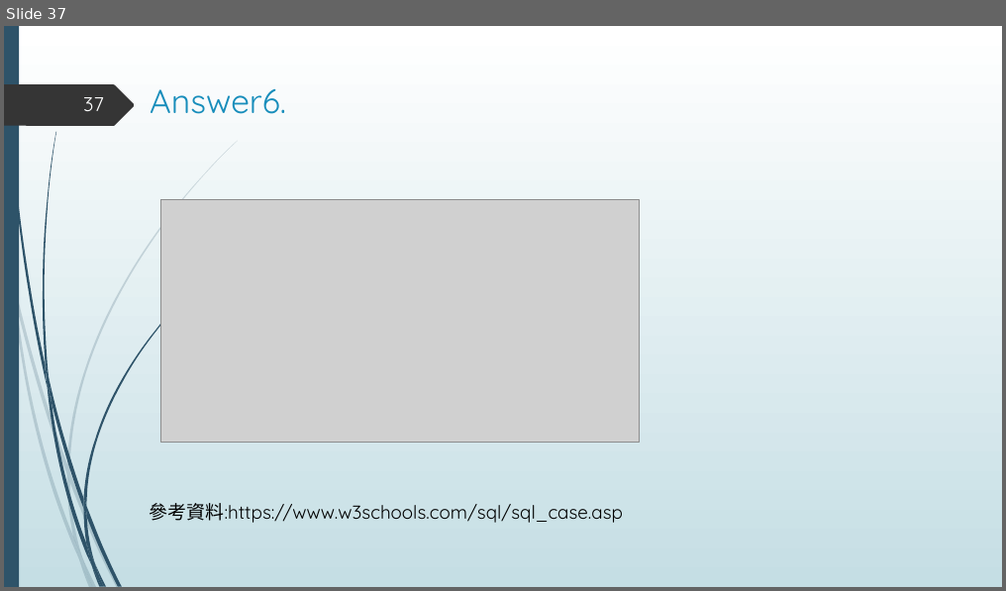
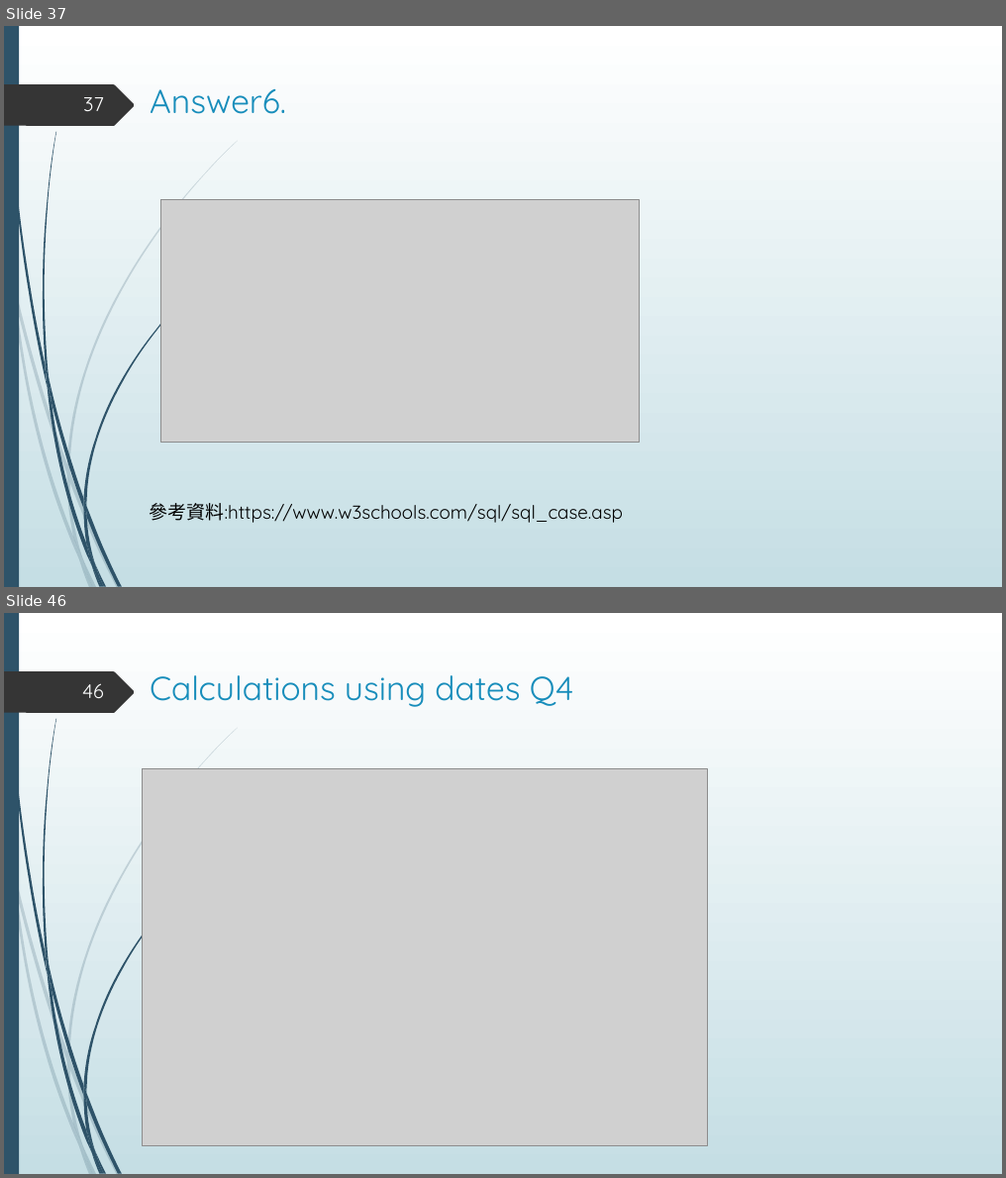
Before and after one commit to hsu0808/mssql-learning-2023-summer, a slide deck: sql answer.pptx. Shown one above the other, each under a label of ours: slide 37 before the commit, slides 37 and 46 after it; the slides between them are not shown. The pictures are 1006x591 and 1006x1178 pixels, drawn with LibreOffice and Linux fonts; fonts in the diff are those of the drawing; grey boxes stand for pictures. Boxes give left, top, right and bottom in pixels: in the first picture for what was removed or moved away, otherwise in the second. Text is boxed around its words. In the diff, an @@ line names an element or a change of style, - is before the commit and + after.

```diff
--- a/sql answer.pptx
+++ b/sql answer.pptx
@@ slide 46 added at (x1=4, y1=613, x2=1002, y2=1174), background gradient #FFFFFF to #C5DEE5; not listed: 24 template elements that a slide beside it also shows @@
@@ page number added at (x1=82, y1=683, x2=104, y2=698), 19 pt, text #FEFFFF @@
+46
@@ title added at (x1=150, y1=675, x2=574, y2=707), 32 pt, text #178DBB @@
+Calculations using dates Q4
@@ picture added at (x1=143, y1=768, x2=708, y2=1146) @@
```
Also in this commit, not shown: 9 other slides added, 1 other file.
